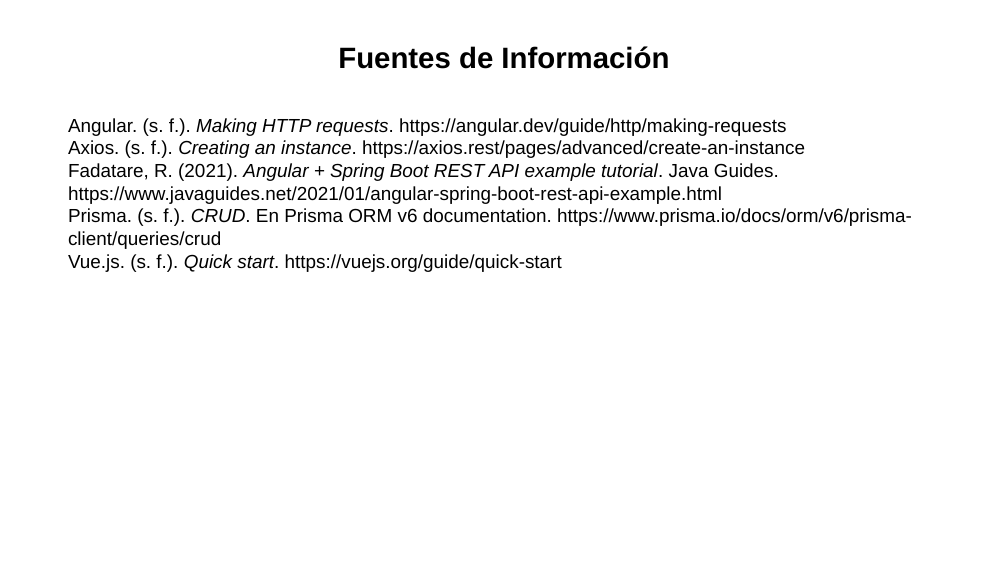
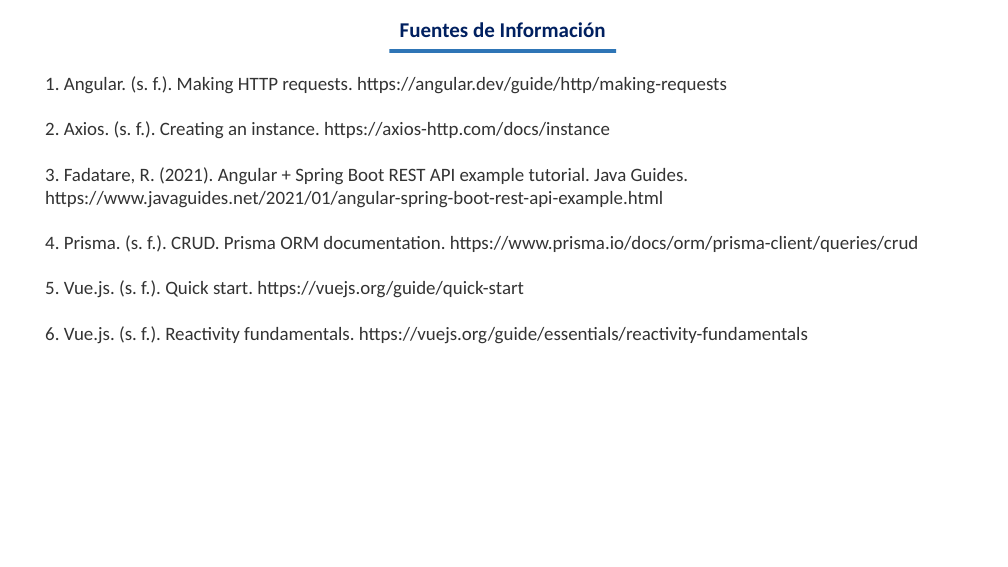
Before and after one commit to alondraS128/TBD_Tema-4, a slide deck: slide 22 of Actividad 4.3 Banco de ejercicios_AlondraSantis_TBD_5ISCM.pptx (slide 18 before the commit). Drawn at 1008x567 pixels with LibreOffice and Linux fonts; fonts in the diff are those of the drawing. Boxes give left, top, right and bottom in pixels: in the first picture for what was removed or moved away, otherwise in the second. Text is boxed around its words. In the diff, an @@ line names an element or a change of style, - is before the commit and + after.

```diff
--- a/Actividad 4.3 Banco de ejercicios_AlondraSantis_TBD_5ISCM.pptx
+++ b/Actividad 4.3 Banco de ejercicios_AlondraSantis_TBD_5ISCM.pptx
@@ text "Fuentes de Información" moved from (x1=338, y1=46, x2=669, y2=69) to (x1=400, y1=22, x2=606, y2=37) @@
@@ text "Fuentes de Información" at (x1=400, y1=22, x2=606, y2=37): size 28 to 20 pt, font Arial to Calibri, text colour #000000 to #002060 @@
@@ rectangle added at (x1=389, y1=49, x2=616, y2=53), fill #2E75B6 @@
@@ text at (x1=45, y1=76, x2=918, y2=344): text changed; font Arial to Calibri; text colour #000000 to #333333 @@
-Angular. (s. f.). Making HTTP requests. https://angular.dev/guide/http/making-requests
-Axios. (s. f.). Creating an instance. https://axios.rest/pages/advanced/create-an-instance
-Fadatare, R. (2021). Angular + Spring Boot REST API example tutorial. Java Guides. https://www.javaguides.net/2021/01/angular-spring-boot-rest-api-example.html
-Prisma. (s. f.). CRUD. En Prisma ORM v6 documentation. https://www.prisma.io/docs/orm/v6/prisma-client/queries/crud
-Vue.js. (s. f.). Quick start. https://vuejs.org/guide/quick-start
+1. Angular. (s. f.). Making HTTP requests. https://angular.dev/guide/http/making-requests
+2. Axios. (s. f.). Creating an instance. https://axios-http.com/docs/instance
+3. Fadatare, R. (2021). Angular + Spring Boot REST API example tutorial. Java Guides. https://www.javaguides.net/2021/01/angular-spring-boot-rest-api-example.html
+4. Prisma. (s. f.). CRUD. Prisma ORM documentation. https://www.prisma.io/docs/orm/prisma-client/queries/crud
+5. Vue.js. (s. f.). Quick start. https://vuejs.org/guide/quick-start
+6. Vue.js. (s. f.). Reactivity fundamentals. https://vuejs.org/guide/essentials/reactivity-fundamentals
```
Also in this commit, not shown: 13 other slides changed, 8 slides added, 4 slides removed, 19 other files.
